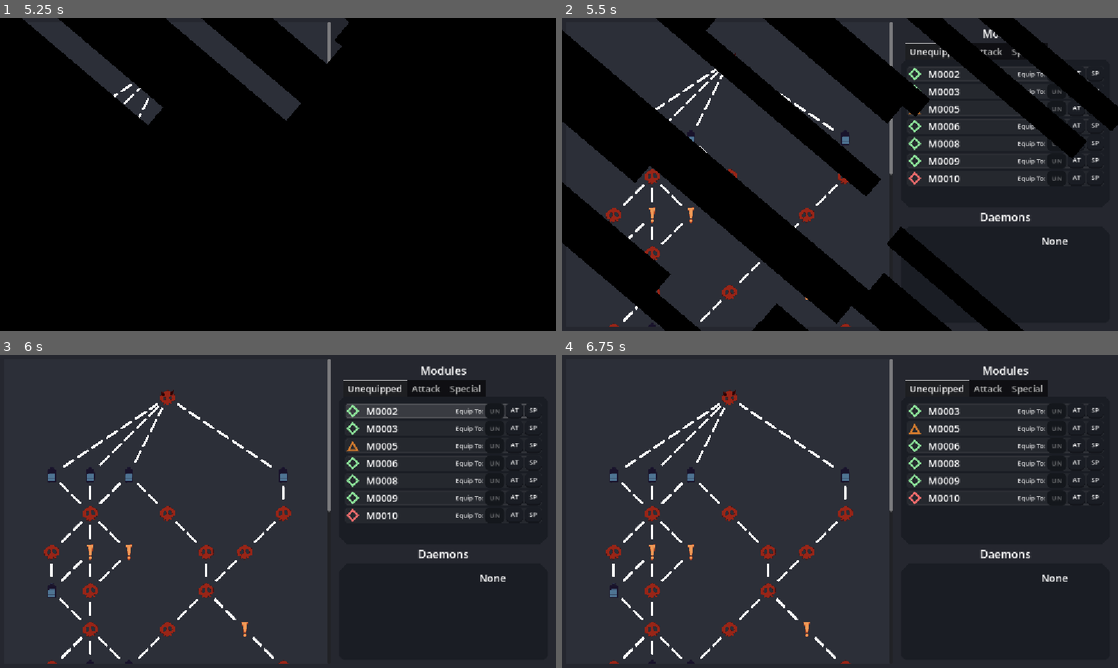
Above: before the commit, frames 1-4 (two rows, left to right).
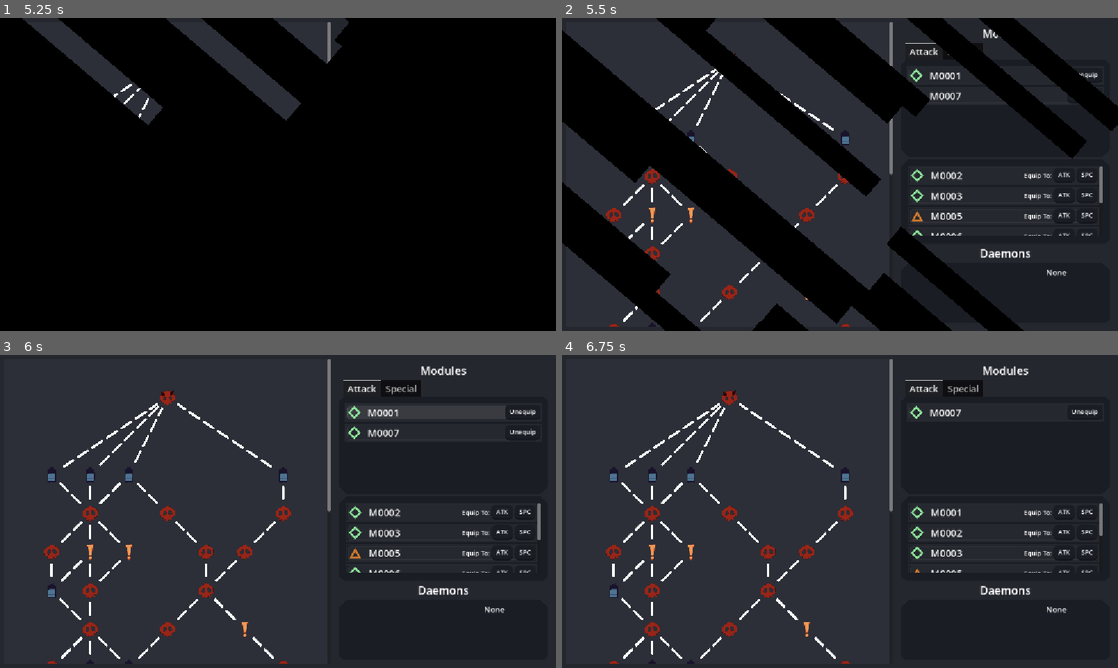
Above: after the commit, the same moments.

Repository: ProgrammerOnCoffee/operation-daemon
Game: Godot game, scene res://scenes/main.tscn
Same seed, same stepped clock (60 frames per second), same inputs: the game is played once before the commit and once after it. Sound files missing from this copy of the repository are replaced by a short silence.
Inputs (mouse positions are in pixels of both pictures, inside the frame that each line leads up to):
- Up to frame 1 (5.25 s): click "START" at 0.5 s; click "START" at 1.25 s; click "Equip (0/5)" at 2 s; click "Equip 1/5" at 2.75 s; click "Equip 0/5" at 3.5 s; click "BEGIN EXPEDITION" at 4.25 s; click "BEGIN EXPEDITION" at 5 s
- Up to frame 2 (5.5 s): no input
- Up to frame 3 (6 s): click (444, 411) at 5.77 s
- Up to frame 4 (6.75 s): click (1079, 411) at 6.5 s, where only the run before the commit has a clickable "AT"

Frame 1 is identical in both runs. In frame 2, 3.1% of the frame differs, in the area x 62-98%, y 8-83%; in frame 3, 4.0%; in frame 4, 3.5%.
Error in both runs: Invalid access to property or key 'button_pressed_player' on a base object of type 'Nil'. (res://scripts/laboratory.gd:204)

Commit message:
Modified Inv. Layout
Modified the inventory layout to separate the unequipped modules from the equipped ones.

Diff:
--- a/scenes/module_entry.tscn
+++ b/scenes/module_entry.tscn
@@ -5,6 +5,11 @@
 
 [sub_resource type="StyleBoxFlat" id="StyleBoxFlat_dytst"]
 draw_center = false
+border_width_left = 3
+border_width_top = 3
+border_width_right = 3
+border_width_bottom = 3
+border_color = Color(0.67058825, 0.67058825, 0.67058825, 0.078431375)
 
 [sub_resource type="StyleBoxFlat" id="StyleBoxFlat_gqm84"]
 bg_color = Color(0.67058825, 0.67058825, 0.67058825, 0.078431375)
@@ -144,22 +149,8 @@
 theme_override_font_sizes/font_size = 20
 text = "M0001"
 
-[node name="HBoxContainer" type="HBoxContainer" parent="VBoxContainer/Button/HBoxContainer" unique_id=553018157]
-custom_minimum_size = Vector2(76, 0)
-layout_mode = 2
-theme_override_constants/separation = 3
-alignment = 1
-
-[node name="Label2" type="Label" parent="VBoxContainer/Button/HBoxContainer/HBoxContainer" unique_id=1143010760]
-custom_minimum_size = Vector2(80, 0)
-layout_mode = 2
-size_flags_vertical = 1
-theme_override_font_sizes/font_size = 13
-text = "Equip To:"
-horizontal_alignment = 2
-vertical_alignment = 1
-
-[node name="UN" type="Button" parent="VBoxContainer/Button/HBoxContainer/HBoxContainer" unique_id=141234984]
+[node name="UN" type="Button" parent="VBoxContainer/Button/HBoxContainer" unique_id=141234984]
+visible = false
 layout_mode = 2
 theme_override_colors/font_color = Color(1, 1, 1, 1)
 theme_override_font_sizes/font_size = 13
@@ -167,7 +158,22 @@
 theme_override_styles/pressed = SubResource("StyleBoxFlat_qj3iy")
 theme_override_styles/hover = SubResource("StyleBoxFlat_sh0tg")
 theme_override_styles/disabled = SubResource("StyleBoxFlat_rplcl")
-text = "UN"
+text = "Unequip"
+
+[node name="HBoxContainer" type="HBoxContainer" parent="VBoxContainer/Button/HBoxContainer" unique_id=553018157]
+custom_minimum_size = Vector2(76, 0)
+layout_mode = 2
+theme_override_constants/separation = 3
+alignment = 1
+
+[node name="Label2" type="Label" parent="VBoxContainer/Button/HBoxContainer/HBoxContainer" unique_id=1143010760]
+custom_minimum_size = Vector2(80, 0)
+layout_mode = 2
+size_flags_vertical = 1
+theme_override_font_sizes/font_size = 13
+text = "Equip To:"
+horizontal_alignment = 2
+vertical_alignment = 1
 
 [node name="AT" type="Button" parent="VBoxContainer/Button/HBoxContainer/HBoxContainer" unique_id=430382729]
 layout_mode = 2
@@ -177,7 +183,7 @@
 theme_override_styles/pressed = SubResource("StyleBoxFlat_qj3iy")
 theme_override_styles/hover = SubResource("StyleBoxFlat_sh0tg")
 theme_override_styles/disabled = SubResource("StyleBoxFlat_rplcl")
-text = "AT"
+text = "ATK"
 
 [node name="SP" type="Button" parent="VBoxContainer/Button/HBoxContainer/HBoxContainer" unique_id=758771317]
 layout_mode = 2
@@ -187,7 +193,7 @@
 theme_override_styles/pressed = SubResource("StyleBoxFlat_qj3iy")
 theme_override_styles/hover = SubResource("StyleBoxFlat_sh0tg")
 theme_override_styles/disabled = SubResource("StyleBoxFlat_rplcl")
-text = "SP"
+text = "SPC"
 
 [node name="PanelContainer" type="PanelContainer" parent="VBoxContainer" unique_id=1778997379]
 visible = false
--- a/scenes/world_map.tscn
+++ b/scenes/world_map.tscn
@@ -6,6 +6,7 @@
 [ext_resource type="Script" uid="uid://c4u7snpqdesmb" path="res://scripts/inventory.gd" id="4_27p3u"]
 [ext_resource type="Script" path="res://scripts/primitive_2d.gd" id="4_qj3iy"]
 [ext_resource type="PackedScene" uid="uid://crxiha2603h48" path="res://scenes/daemon_overview.tscn" id="5_qj3iy"]
+[ext_resource type="PackedScene" uid="uid://cyoh2mfn2chnp" path="res://scenes/module_entry.tscn" id="6_27p3u"]
 
 [sub_resource type="StyleBoxFlat" id="StyleBoxFlat_u82pb"]
 bg_color = Color(0.17254902, 0.18431373, 0.21960784, 1)
@@ -89,7 +90,20 @@
 corner_radius_bottom_left = 8
 corner_detail = 1
 
-[sub_resource type="Theme" id="Theme_6a477"]
+[sub_resource type="StyleBoxFlat" id="StyleBoxFlat_6a477"]
+bg_color = Color(0.101960786, 0.11372549, 0.14117648, 1)
+border_width_left = 8
+border_width_top = 8
+border_width_right = 8
+border_width_bottom = 8
+border_color = Color(0.101960786, 0.11372549, 0.14117648, 1)
+corner_radius_top_left = 15
+corner_radius_top_right = 15
+corner_radius_bottom_right = 8
+corner_radius_bottom_left = 8
+corner_detail = 1
+
+[sub_resource type="Theme" id="Theme_27p3u"]
 Label/font_sizes/font_size = 21
 
 [node name="WorldMap" type="Control" unique_id=1068333612]
@@ -176,11 +190,10 @@
 theme_override_font_sizes/font_size = 19
 theme_override_styles/panel = SubResource("StyleBoxFlat_55716")
 current_tab = 0
-tab_0/title = "Unequipped"
-tab_1/title = "Attack"
-tab_2/title = "Special"
-
-[node name="MarginContainer1" type="MarginContainer" parent="MarginContainer/HBoxContainer/PanelContainer/VBoxContainer/TabContainer" unique_id=828110142]
+tab_0/title = "Attack"
+tab_1/title = "Special"
+
+[node name="MarginContainer2" type="MarginContainer" parent="MarginContainer/HBoxContainer/PanelContainer/VBoxContainer/TabContainer" unique_id=1313573094]
 layout_mode = 2
 size_flags_horizontal = 3
 size_flags_vertical = 3
@@ -189,30 +202,6 @@
 theme_override_constants/margin_right = 8
 theme_override_constants/margin_bottom = 8
 metadata/_tab_index = 0
-metadata/_tab_name = "Unequipped"
-
-[node name="HBoxContainer" type="HBoxContainer" parent="MarginContainer/HBoxContainer/PanelContainer/VBoxContainer/TabContainer/MarginContainer1" unique_id=1189072210]
-layout_mode = 2
-
-[node name="ScrollContainer" type="ScrollContainer" parent="MarginContainer/HBoxContainer/PanelContainer/VBoxContainer/TabContainer/MarginContainer1/HBoxContainer" unique_id=1991506389]
-layout_mode = 2
-size_flags_horizontal = 3
-size_flags_vertical = 3
-
-[node name="VBoxContainer" type="VBoxContainer" parent="MarginContainer/HBoxContainer/PanelContainer/VBoxContainer/TabContainer/MarginContainer1/HBoxContainer/ScrollContainer" unique_id=643683589]
-layout_mode = 2
-size_flags_horizontal = 3
-
-[node name="MarginContainer2" type="MarginContainer" parent="MarginContainer/HBoxContainer/PanelContainer/VBoxContainer/TabContainer" unique_id=1313573094]
-visible = false
-layout_mode = 2
-size_flags_horizontal = 3
-size_flags_vertical = 3
-theme_override_constants/margin_left = 8
-theme_override_constants/margin_top = 8
-theme_override_constants/margin_right = 8
-theme_override_constants/margin_bottom = 8
-metadata/_tab_index = 1
 metadata/_tab_name = "Attack"
 
 [node name="HBoxContainer" type="HBoxContainer" parent="MarginContainer/HBoxContainer/PanelContainer/VBoxContainer/TabContainer/MarginContainer2" unique_id=1660031770]
@@ -291,7 +280,7 @@
 theme_override_constants/margin_top = 8
 theme_override_constants/margin_right = 8
 theme_override_constants/margin_bottom = 8
-metadata/_tab_index = 2
+metadata/_tab_index = 1
 metadata/_tab_name = "Special"
 
 [node name="HBoxContainer" type="HBoxContainer" parent="MarginContainer/HBoxContainer/PanelContainer/VBoxContainer/TabContainer/MarginContainer3" unique_id=329712468]
@@ -361,6 +350,31 @@
 theme_override_styles/hover = SubResource("StyleBoxFlat_sh0tg")
 text = "SP"
 
+[node name="PanelContainer2" type="PanelContainer" parent="MarginContainer/HBoxContainer/PanelContainer/VBoxContainer" unique_id=1718182624]
+custom_minimum_size = Vector2(0, 175)
+layout_mode = 2
+theme_override_styles/panel = SubResource("StyleBoxFlat_0hitc")
+
+[node name="ScrollContainer" type="ScrollContainer" parent="MarginContainer/HBoxContainer/PanelContainer/VBoxContainer/PanelContainer2" unique_id=2124835602]
+layout_mode = 2
+
+[node name="VBoxContainer" type="VBoxContainer" parent="MarginContainer/HBoxContainer/PanelContainer/VBoxContainer/PanelContainer2/ScrollContainer" unique_id=465801160]
+layout_mode = 2
+size_flags_horizontal = 3
+size_flags_vertical = 3
+
+[node name="ModuleEntry" parent="MarginContainer/HBoxContainer/PanelContainer/VBoxContainer/PanelContainer2/ScrollContainer/VBoxContainer" unique_id=272676256 instance=ExtResource("6_27p3u")]
+layout_mode = 2
+
+[node name="ModuleEntry2" parent="MarginContainer/HBoxContainer/PanelContainer/VBoxContainer/PanelContainer2/ScrollContainer/VBoxContainer" unique_id=2052939365 instance=ExtResource("6_27p3u")]
+layout_mode = 2
+
+[node name="ModuleEntry3" parent="MarginContainer/HBoxContainer/PanelContainer/VBoxContainer/PanelContainer2/ScrollContainer/VBoxContainer" unique_id=1182070057 instance=ExtResource("6_27p3u")]
+layout_mode = 2
+
+[node name="ModuleEntry4" parent="MarginContainer/HBoxContainer/PanelContainer/VBoxContainer/PanelContainer2/ScrollContainer/VBoxContainer" unique_id=1725724577 instance=ExtResource("6_27p3u")]
+layout_mode = 2
+
 [node name="Label2" type="Label" parent="MarginContainer/HBoxContainer/PanelContainer/VBoxContainer" unique_id=2117401611]
 layout_mode = 2
 theme_override_font_sizes/font_size = 23
@@ -368,9 +382,9 @@
 horizontal_alignment = 1
 
 [node name="PanelContainer" type="PanelContainer" parent="MarginContainer/HBoxContainer/PanelContainer/VBoxContainer" unique_id=19414503]
-custom_minimum_size = Vector2(0, 200)
-layout_mode = 2
-theme_override_styles/panel = SubResource("StyleBoxFlat_0hitc")
+custom_minimum_size = Vector2(0, 125)
+layout_mode = 2
+theme_override_styles/panel = SubResource("StyleBoxFlat_6a477")
 
 [node name="HBoxContainer" type="HBoxContainer" parent="MarginContainer/HBoxContainer/PanelContainer/VBoxContainer/PanelContainer" unique_id=1750462207]
 layout_mode = 2
@@ -568,4 +582,5 @@
 [node name="DaemonOverview" parent="MarginContainer/HBoxContainer/PanelContainer/VBoxContainer/PanelContainer/HBoxContainer" unique_id=1406311835 instance=ExtResource("5_qj3iy")]
 layout_mode = 2
 size_flags_horizontal = 3
-theme = SubResource("Theme_6a477")
+theme = SubResource("Theme_27p3u")
+title_font_size = 16
--- a/scripts/daemon_overview.gd
+++ b/scripts/daemon_overview.gd
@@ -8,12 +8,25 @@
 			title.visible = to
 		show_title = to
 
+@export var title_font_size := -1:
+	set(to):
+
+		title_font_size = to
+
+		if not title: return
+		if title_font_size != -1:
+			title.add_theme_font_size_override("font_size", title_font_size)
+		else:
+			title.remove_theme_font_size_override("font_size")
+
 var daemon :Daemon = null: set = _set_daemon
 
 @onready var vbox := $ScrollContainer/VBoxContainer
 @onready var title := $Title
 
-func _ready() -> void: title.visible = show_title
+func _ready() -> void:
+	title.visible = show_title
+	title_font_size = title_font_size
 
 # Update the overview when the daemon changes.
 func _set_daemon(to:Daemon):
--- a/scripts/inventory.gd
+++ b/scripts/inventory.gd
@@ -22,7 +22,7 @@
 ## Inventory
 @onready var tab_container := $VBoxContainer/TabContainer
 @onready var tabs:Dictionary[Module.SLOT, VBoxContainer] = {
-	Module.SLOT.NONE:    $VBoxContainer/TabContainer/MarginContainer1/HBoxContainer/ScrollContainer/VBoxContainer,
+	Module.SLOT.NONE:    $VBoxContainer/PanelContainer2/ScrollContainer/VBoxContainer,
 	Module.SLOT.ATTACK:  $VBoxContainer/TabContainer/MarginContainer2/HBoxContainer/ScrollContainer/VBoxContainer,
 	Module.SLOT.SPECIAL: $VBoxContainer/TabContainer/MarginContainer3/HBoxContainer/ScrollContainer/VBoxContainer
 }
--- a/scripts/module_entry.gd
+++ b/scripts/module_entry.gd
@@ -8,7 +8,7 @@
 const EFFECT_TIP_SCENE := preload("res://scenes/effect_tooltip.tscn")
 
 @onready var buttons:Dictionary[Module.SLOT, Button] = {
-	Module.SLOT.NONE:    $VBoxContainer/Button/HBoxContainer/HBoxContainer/UN,
+	Module.SLOT.NONE:    $VBoxContainer/Button/HBoxContainer/UN,
 	Module.SLOT.ATTACK:  $VBoxContainer/Button/HBoxContainer/HBoxContainer/AT,
 	Module.SLOT.SPECIAL: $VBoxContainer/Button/HBoxContainer/HBoxContainer/SP
 }
@@ -58,6 +58,13 @@
 
 		new._display(effect)
 
+	match module.slot:
+		Module.SLOT.NONE:
+			$VBoxContainer/Button/HBoxContainer/HBoxContainer.show()
+			$VBoxContainer/Button/HBoxContainer/UN.hide()
+		_:
+			$VBoxContainer/Button/HBoxContainer/HBoxContainer.hide()
+			$VBoxContainer/Button/HBoxContainer/UN.show()
 
 
 func _on_toggled(toggled_on: bool) -> void:
